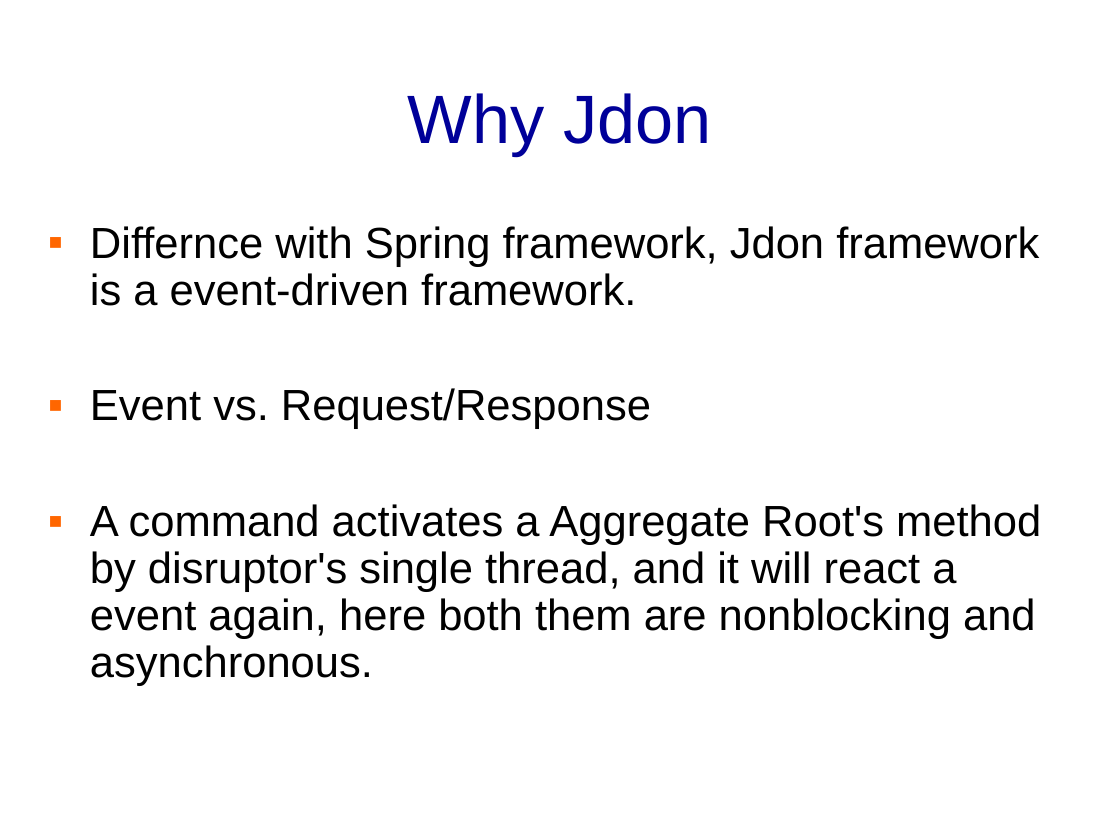
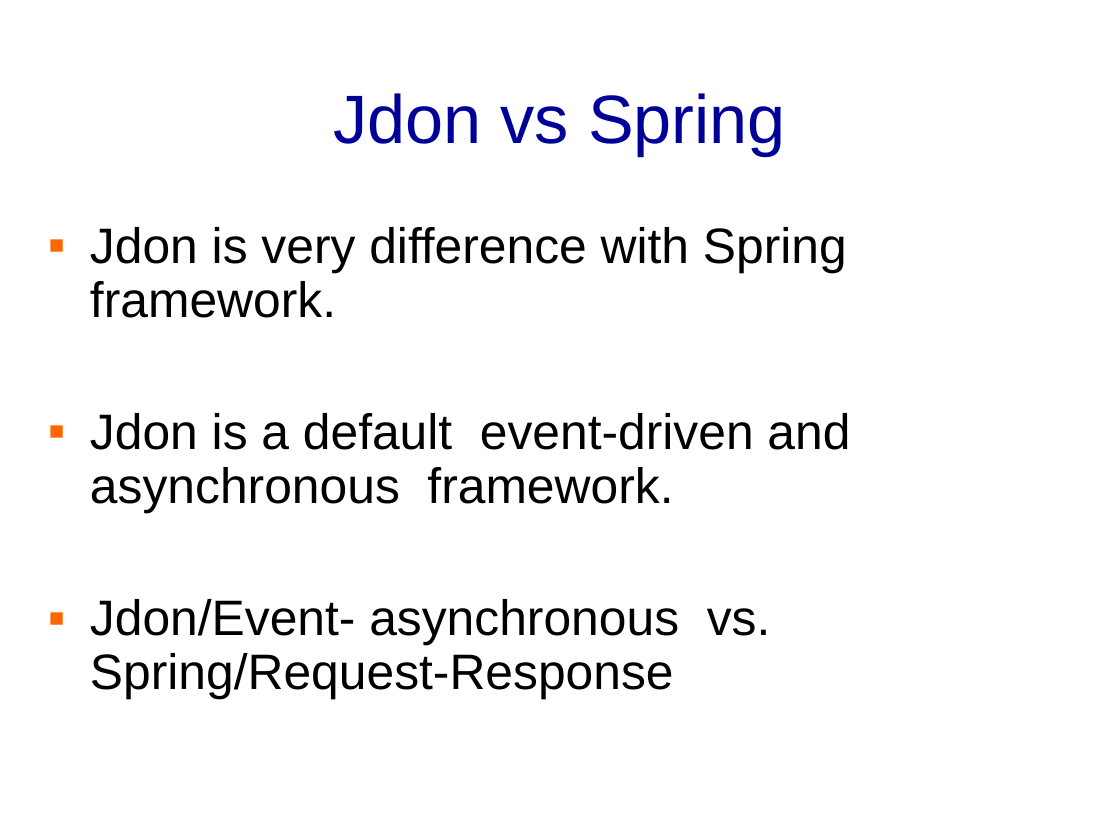
Before and after one commit to banq/jdonframework, a slide deck: slide 8 of doc/english/JdonFramework.ppt (slide 6 before the commit). Drawn at 1120x840 pixels with LibreOffice and Linux fonts; fonts in the diff are those of the drawing; background and template pictures are left out. Boxes give left, top, right and bottom in pixels: in the first picture for what was removed or moved away, otherwise in the second. Text is boxed around its words. In the diff, an @@ line names an element or a change of style, - is before the commit and + after.

```diff
--- a/doc/english/JdonFramework.ppt
+++ b/doc/english/JdonFramework.ppt
@@ title at (x1=333, y1=93, x2=786, y2=156): text changed @@
-Why Jdon
+Jdon vs Spring
@@ text at (x1=90, y1=227, x2=850, y2=700): text changed; size 28 to 32 pt @@
-▪ Differnce with Spring framework, Jdon framework is a event-driven framework.
-▪ Event vs. Request/Response
-▪ A command activates a Aggregate Root's method by disruptor's single thread, and it will react a event again, here both them are nonblocking and asynchronous.
+▪ Jdon is very difference with Spring framework.
+▪ Jdon is a default event-driven and asynchronous framework.
+▪ Jdon/Event- asynchronous vs. Spring/Request-Response
```
Also in this commit, not shown: 8 other slides changed, 5 slides added, 4 slides removed, 2 other files.
